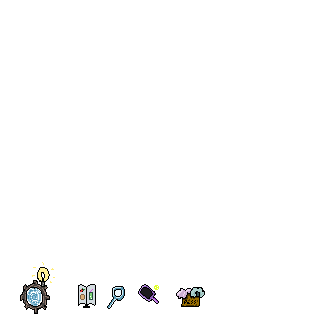
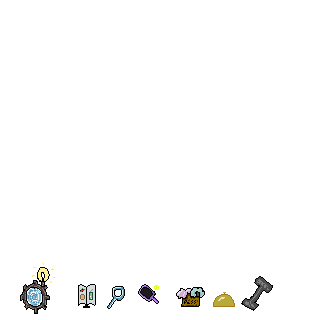
Revision of a layered w=320, h=320 image; what changed, layer by layer:
painted on "Background" over left=213, top=276, right=273, bottom=311
